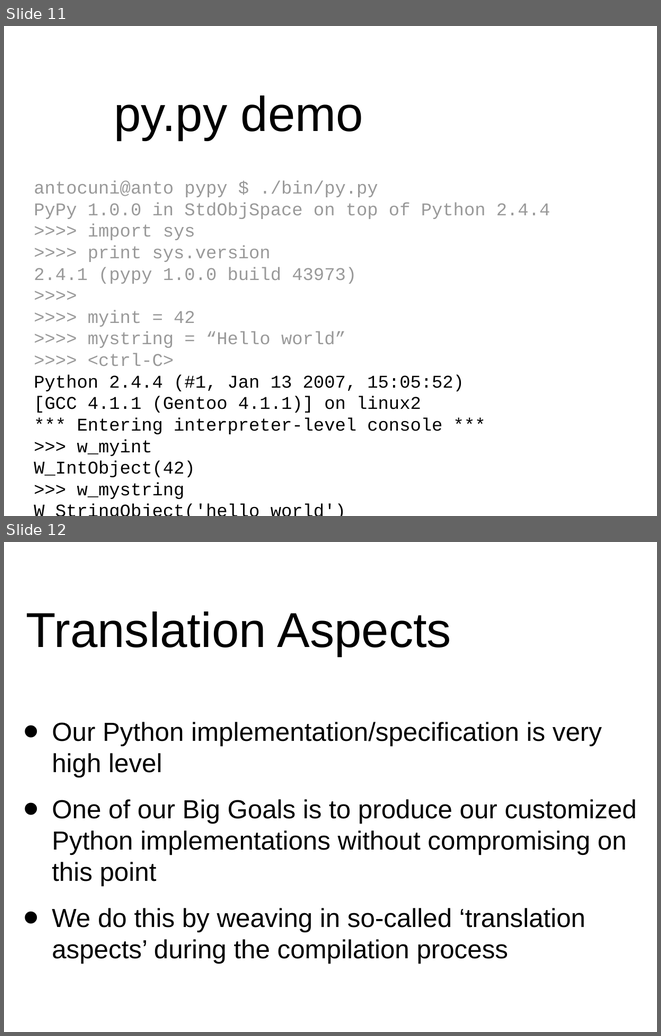
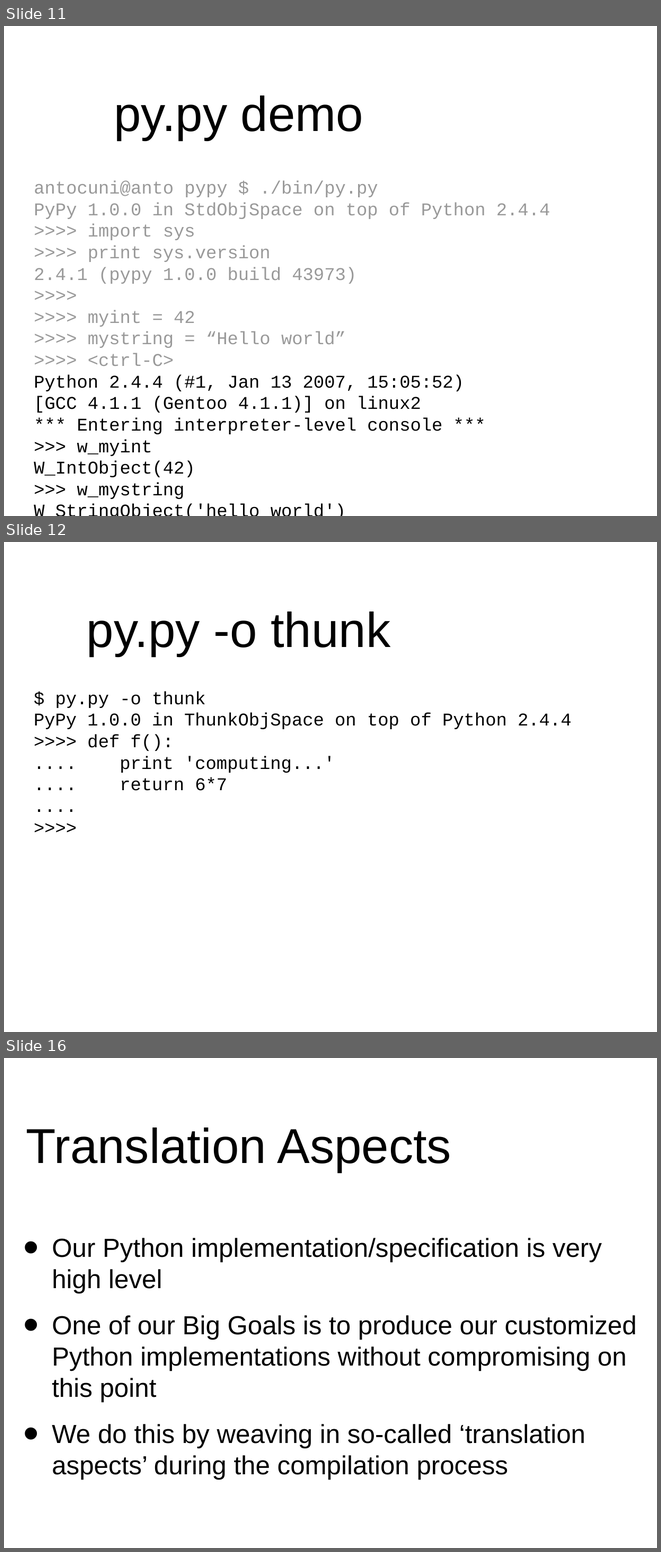
Before and after one commit to wdv4758h/pypy-extradoc, a slide deck: talk/pycon-uno2007/pycon07.odp. Shown one above the other, each under a label of ours: slides 11 and 12 before the commit, slides 11, 12 and 16 after it; the slides between them are not shown. The pictures are 661x1036 and 661x1552 pixels, drawn with LibreOffice and Linux fonts; fonts in the diff are those of the drawing; background and template pictures are left out. Boxes give left, top, right and bottom in pixels: in the first picture for what was removed or moved away, otherwise in the second. Text is boxed around its words. In the diff, an @@ line names an element or a change of style, - is before the commit and + after.

```diff
--- a/talk/pycon-uno2007/pycon07.odp
+++ b/talk/pycon-uno2007/pycon07.odp
@@ slide 12 added at bbox=[4, 542, 657, 1032], background #FFFFFF @@
@@ title added at bbox=[87, 611, 390, 656], 60 pt, text #000000 @@
+py.py -o thunk
@@ text added at bbox=[34, 691, 571, 791], 22 pt, text #000000 @@
+$ py.py -o thunk
+PyPy 1.0.0 in ThunkObjSpace on top of Python 2.4.4
+>>>> def f():
+.... print 'computing...'
+.... return 6*7
+....
+>>>>
@@ what was slide 12 is now slide 16 @@
```
Also in this commit, not shown: 2 slides changed, 5 other slides added, 1 other file.
